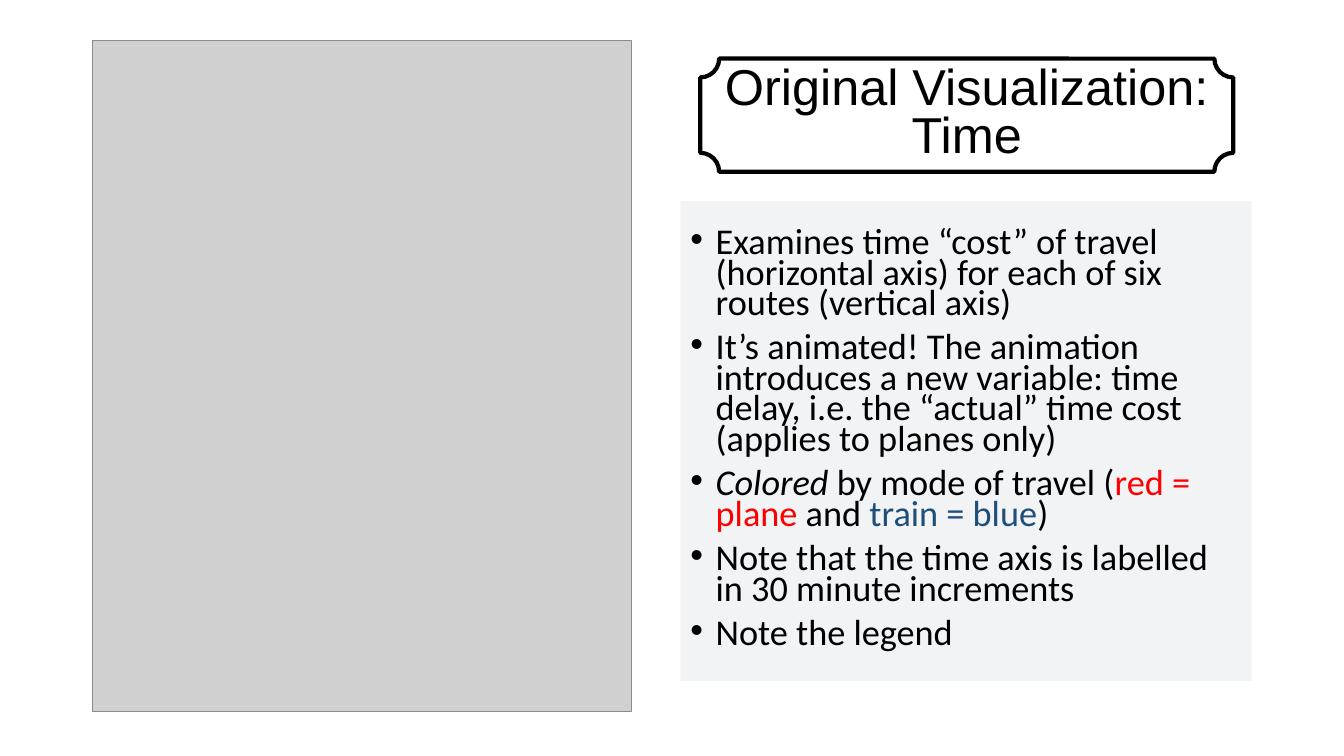
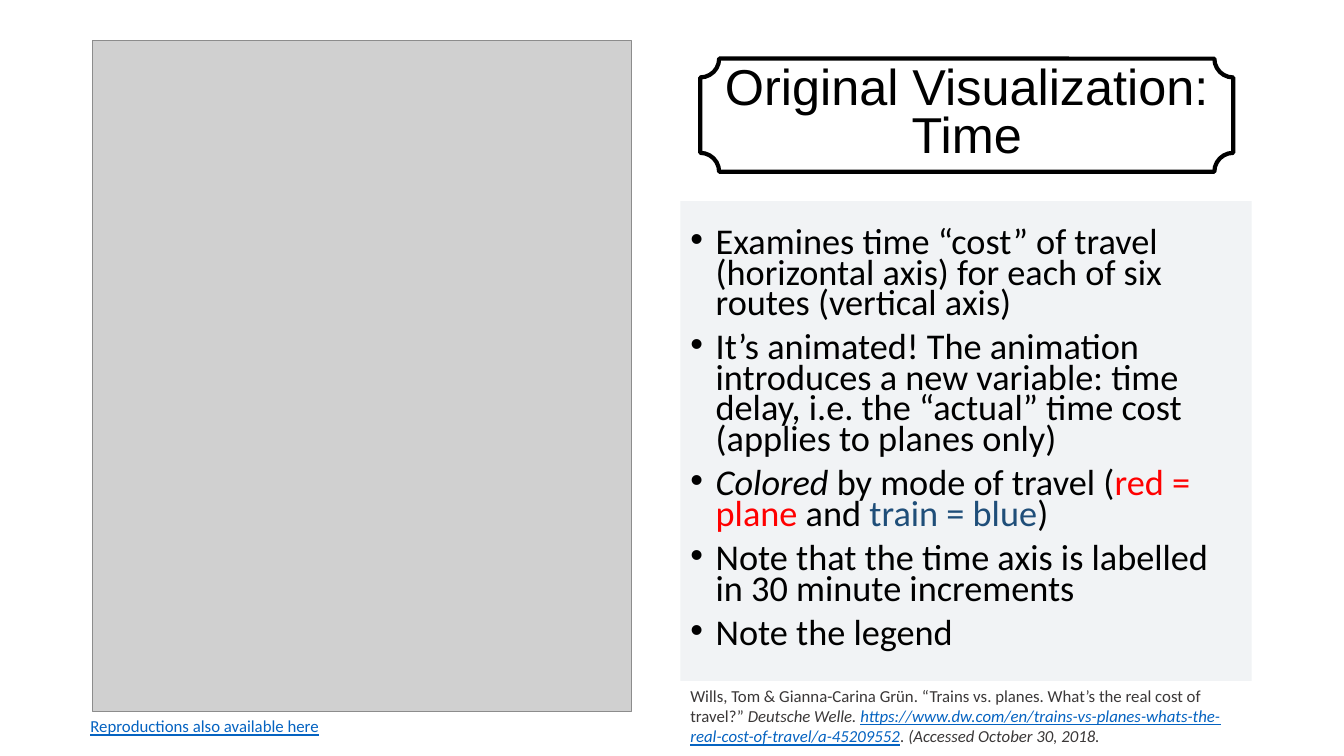
Before and after one commit to suyinlee23/MakeOverMonday_MAT_8790_LeazisLee, a slide deck: slide 8 of Trains vs Planes.pptx. Drawn at 1344x756 pixels with LibreOffice and Linux fonts; fonts in the diff are those of the drawing; grey boxes stand for pictures; background and template pictures are left out. Boxes give left, top, right and bottom in pixels: in the first picture for what was removed or moved away, otherwise in the second. Text is boxed around its words. In the diff, an @@ line names an element or a change of style, - is before the commit and + after.

```diff
--- a/Trains vs Planes.pptx
+++ b/Trains vs Planes.pptx
@@ text added at box(690, 690, 1220, 746), 12 pt, text #3B3838, italic @@
+Wills, Tom & Gianna-Carina Grün. “Trains vs. planes. What’s the real cost of travel?” Deutsche Welle. https://www.dw.com/en/trains-vs-planes-whats-the-real-cost-of-travel/a-45209552. (Accessed October 30, 2018.
@@ text added at box(90, 720, 319, 736), 12 pt, text #0563C1, underline @@
+Reproductions also available here
```
Also in this commit, not shown: 6 other slides changed, 3 slides added, 1 slide removed, 1 other file.
